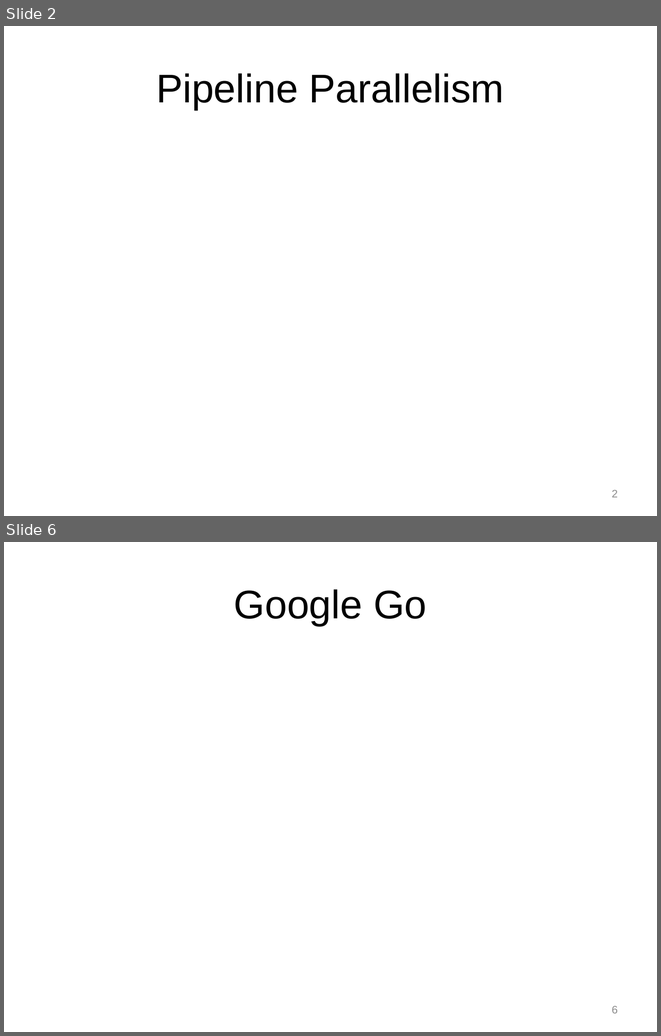
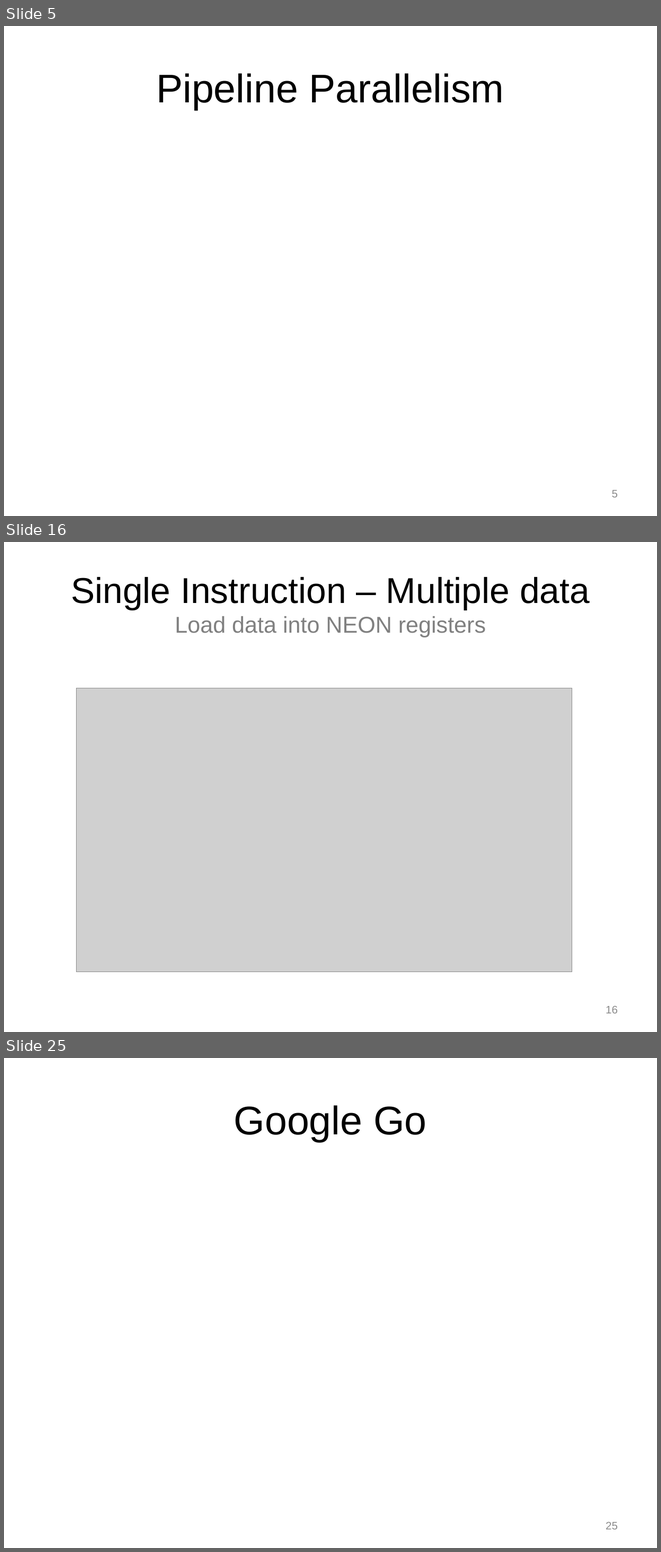
Before and after one commit to Jule/aw1, a slide deck: Praese/Presentation1.pptx. Shown one above the other, each under a label of ours: slides 2 and 6 before the commit, slides 5, 16 and 25 after it; the slides between them are not shown. The pictures are 661x1036 and 661x1552 pixels, drawn with LibreOffice and Linux fonts; fonts in the diff are those of the drawing; grey boxes stand for pictures; background and template pictures are left out. Boxes give left, top, right and bottom in pixels: in the first picture for what was removed or moved away, otherwise in the second. Text is boxed around its words. In the diff, an @@ line names an element or a change of style, - is before the commit and + after.

```diff
--- a/Praese/Presentation1.pptx
+++ b/Praese/Presentation1.pptx
@@ slide 16 added at (4,542,657,1032), background picture (left out) @@
@@ title added at (71,577,590,637), 39.6 pt, text #000000 @@
+Single Instruction – Multiple data
+Load data into NEON registers
@@ picture added at (77,688,572,972) @@
@@ page number added at (606,1006,618,1013), 12 pt, text #8C8C8C @@
+16
@@ what was slide 2 is now slide 5 @@
@@ page number at (612,490,618,497): text changed @@
-2
+5
@@ what was slide 6 is now slide 25 @@
@@ page number at (606,1522,618,1529): text changed @@
-6
+25
```
Also in this commit, not shown: 1 slide changed, 20 other slides added, 2 slides removed.
